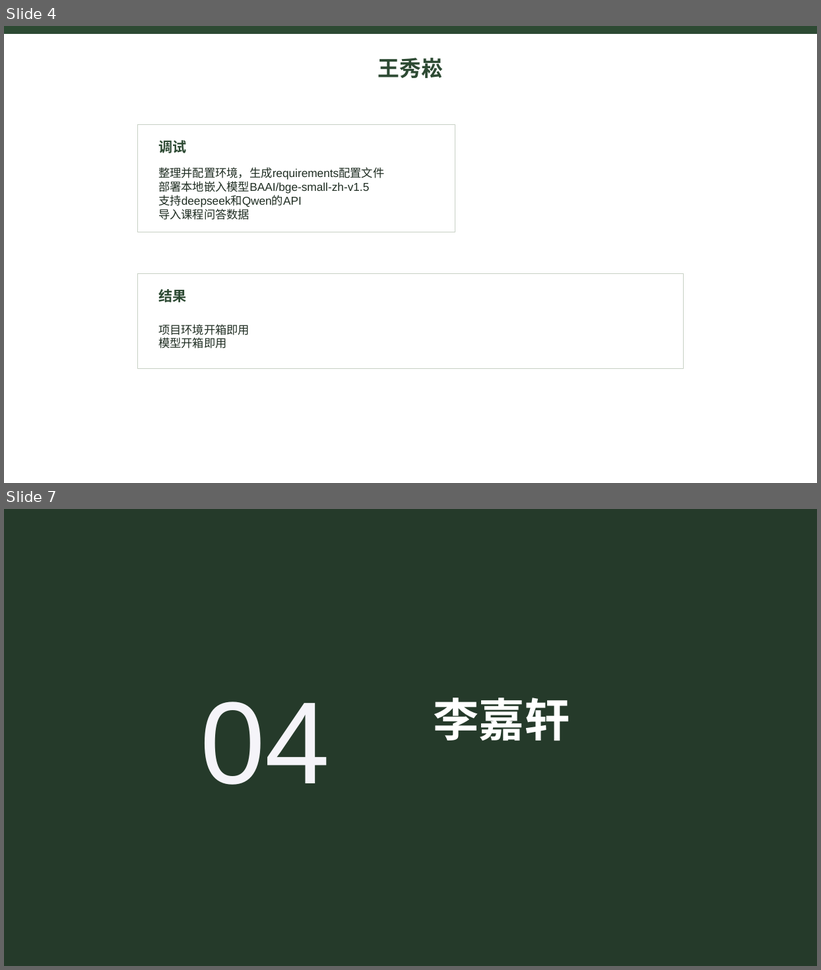
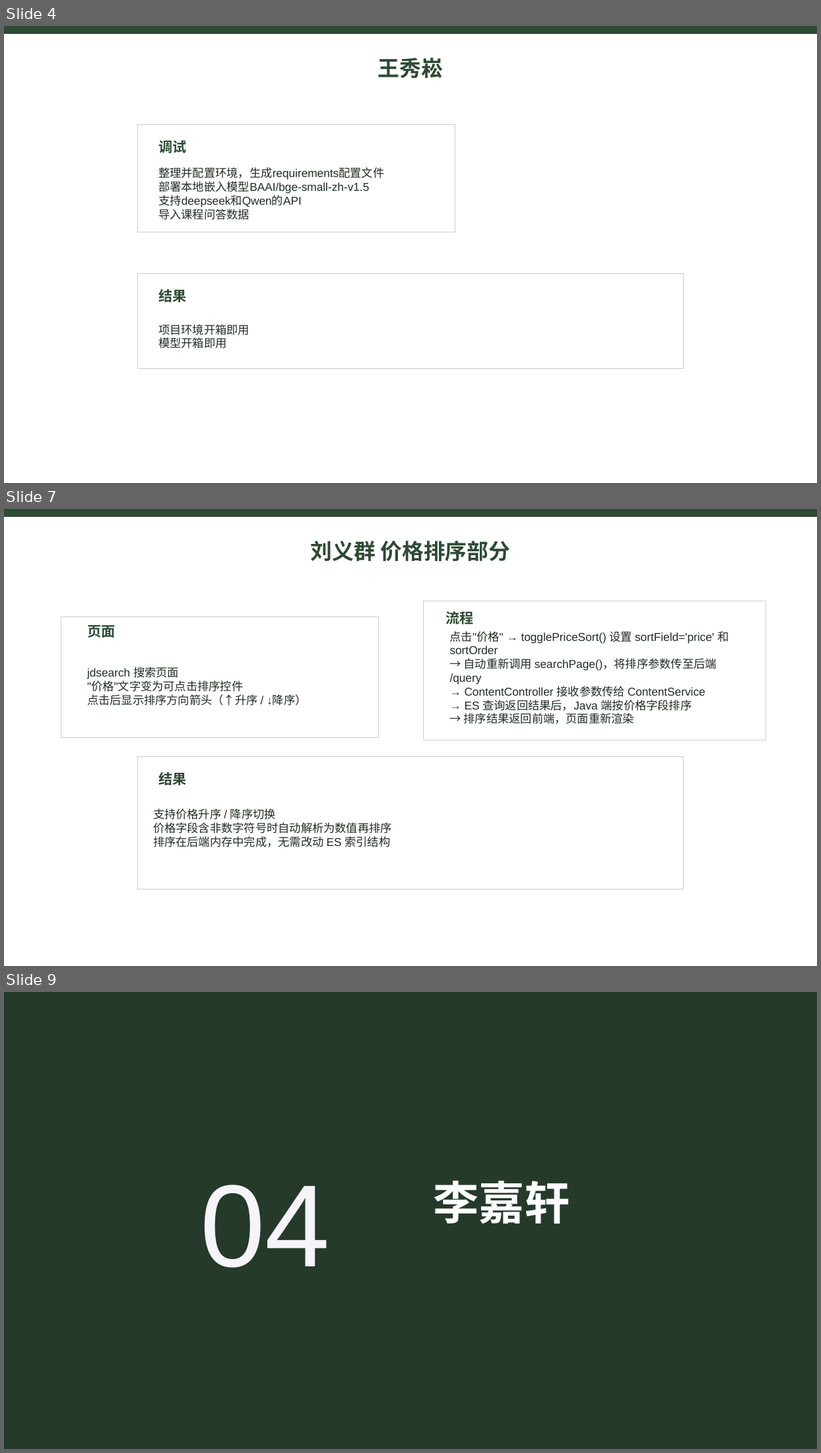
Before and after one commit to fivekilo/myrag, a slide deck: report/搜索引擎总结.pptx. Shown one above the other, each under a label of ours: slides 4 and 7 before the commit, slides 4, 7 and 9 after it; the slides between them are not shown. The pictures are 821x970 and 821x1453 pixels, drawn with LibreOffice and Linux fonts; fonts in the diff are those of the drawing. Boxes give left, top, right and bottom in pixels: in the first picture for what was removed or moved away, otherwise in the second. Text is boxed around its words. In the diff, an @@ line names an element or a change of style, - is before the commit and + after.

Commit message:
增加刘义群的部分

```diff
--- a/report/搜索引擎总结.pptx
+++ b/report/搜索引擎总结.pptx
@@ slide 7 added at (4,509,817,966), background #FFFFFF @@
@@ rectangle added at (4,509,817,516), fill #2D4A33, outline #2D4A33 0 pt @@
@@ text added at (311,541,511,561), 25.5 pt, text #2D4A33, bold @@
+刘义群 价格排序部分
@@ rectangle added at (423,601,766,741), fill #FFFFFF, outline #C7D0C4 0.75 pt @@
@@ rectangle added at (61,617,379,738), fill #FFFFFF, outline #C7D0C4 0.75 pt @@
@@ text added at (87,625,115,638), 16.5 pt, text #2D4A33, bold @@
+页面
@@ text added at (446,611,473,625), 16.5 pt, text #2D4A33, bold @@
+流程
@@ text added at (450,631,729,724), 13.5 pt, text #1F2D22 @@
+点击"价格" → togglePriceSort() 设置 sortField='price' 和 sortOrder
+→ 自动重新调用 searchPage()，将排序参数传至后端 /query
+→ ContentController 接收参数传给 ContentService
+→ ES 查询返回结果后，Java 端按价格字段排序
+→ 排序结果返回前端，页面重新渲染
@@ text added at (87,667,306,706), 13.5 pt, text #1F2D22 @@
+jdsearch 搜索页面
+"价格"文字变为可点击排序控件
+点击后显示排序方向箭头（↑升序 / ↓降序）
@@ rectangle added at (137,757,684,890), fill #FFFFFF, outline #C7D0C4 0.75 pt @@
@@ text added at (158,772,186,786), 16.5 pt, text #2D4A33, bold @@
+结果
@@ text added at (153,809,392,848), 13.5 pt, text #1F2D22 @@
+支持价格升序 / 降序切换
+价格字段含非数字符号时自动解析为数值再排序
+排序在后端内存中完成，无需改动 ES 索引结构
@@ what was slide 7 is now slide 9 @@
```
Also in this commit, not shown: 2 slides changed, 1 other slide added, 1 other file.
